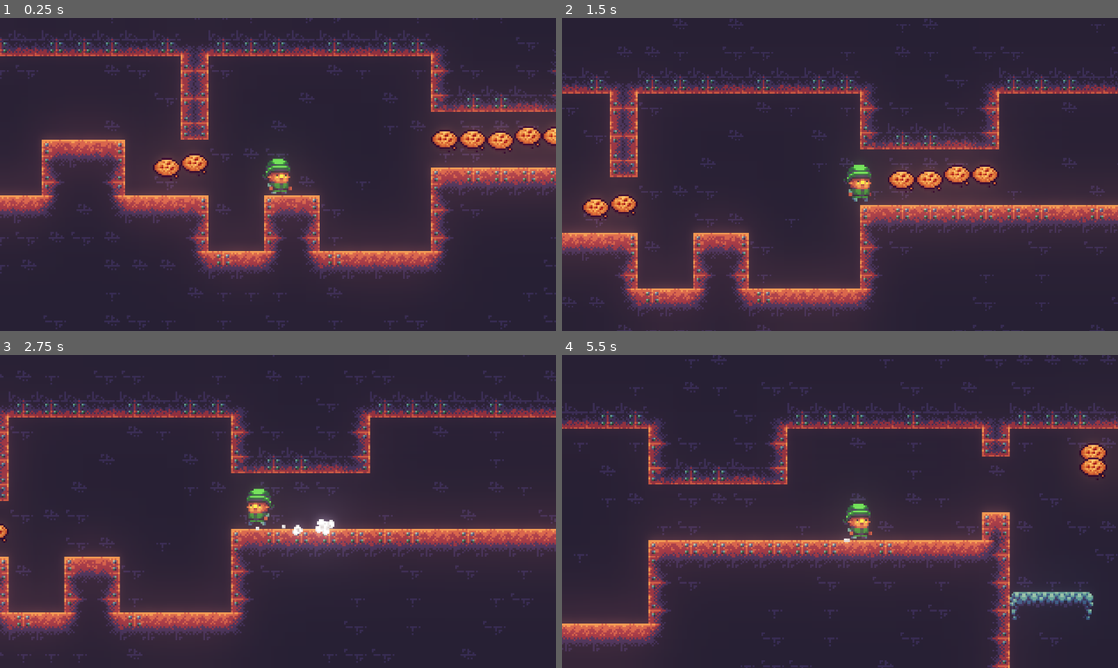
Above: before the commit, frames 1-4 (two rows, left to right).
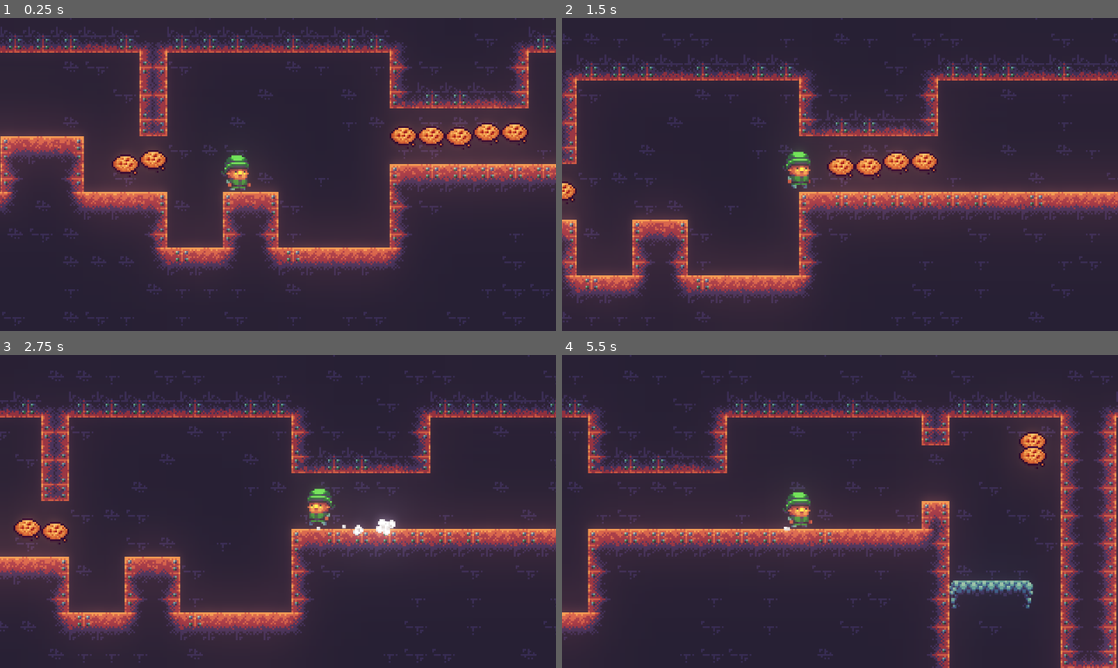
Above: after the commit, the same moments.

Repository: lethiandev/gd-christmas-morning
Game: Godot game, scene res://stages/sandbox/sandbox_stage.tscn
The game is run twice, just before and just after one commit, with the same random seed, the same clock (stepped at 60 frames per second) and the same inputs. This scene is started directly instead of the project's main scene.
Inputs:
- Up to frame 1 (0.25 s): no input
- Up to frame 2 (1.5 s): hold D (move_right) from 0.53 s (still down); tap W (jump) at 0.77 s
- Up to frame 3 (2.75 s): tap W (jump) at 1.52 s; release D (move_right) at 2.03 s; hold A (move_left) from 2.03 s (still down)
- Up to frame 4 (5.5 s): release A (move_left) at 2.78 s; hold D (move_right) 2.78-4.28 s; tap W (jump) at 3.02, 3.77, 4.52 s; hold A (move_left) 4.28-5.03 s; hold D (move_right) from 5.03 s (still down)

The runs differ from the first frame. In frame 1, 28% of the frame differs, in the area x 0-100%, y 0-100%; in frame 2, 33%; in frame 3, 22%; in frame 4, 31%.

Commit message:
Remove camera node

Diff:
--- a/src/stages/sandbox/sandbox_stage.tscn
+++ b/src/stages/sandbox/sandbox_stage.tscn
@@ -112,13 +112,6 @@
 [node name="Player" parent="." instance=ExtResource( 2 )]
 position = Vector2( -216, 0 )
 
-[node name="Camera2D" type="Camera2D" parent="Player"]
-current = true
-zoom = Vector2( 0.25, 0.25 )
-process_mode = 0
-smoothing_enabled = true
-smoothing_speed = 9.0
-
 [node name="Edibles" type="Node" parent="."]
 
 [node name="FoodItem" parent="Edibles" instance=ExtResource( 5 )]
